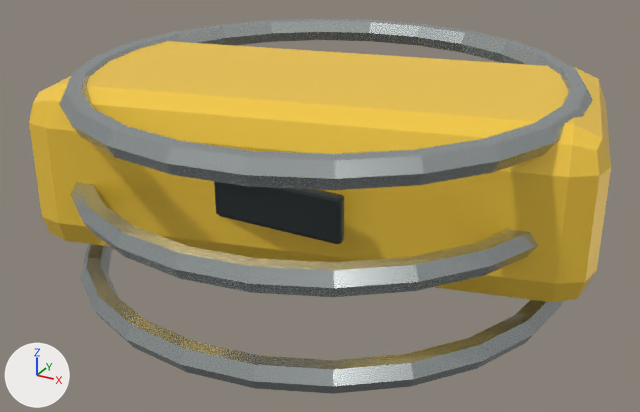
The glTF model assets/models/items/item-caterium-ingot/item-caterium-ingot_variant_c.glb, before and after one commit.
Rendered twice from a 50 mm lens placed at (0.54, -0.997, 0.72), pointed at (0.003, -0.022, 0.233). Every picture has the same lights, and +X, +Y and +Z are marked at lower left. The first picture is the older version. Objects named as collision shapes, trigger or cutter boxes, shadow casters or lower levels of detail are left out. Where no turn or scale is listed for an object, it has been applied to the vertices.

The older version as bpy lines, for what is in view:
```python
ob_ingot_stamped_mark = bpy.data.objects.new('Ingot stamped mark', me_cube_705)
ob_ingot_stamped_mark.location = (0.0, -0.18, 0.3)
ob_metal_ingot = bpy.data.objects.new('Metal ingot', me_cube_704)
ob_metal_ingot.location = (0.0, 0.0, 0.3)
ob_variant_collar = bpy.data.objects.new('Variant collar', me_torus_148)
ob_variant_collar.location = (0.0, 0.0, 0.16)
ob_variant_collar_001 = bpy.data.objects.new('Variant collar.001', me_torus_149)
ob_variant_collar_001.location = (0.0, 0.0, 0.28)
ob_variant_collar_002 = bpy.data.objects.new('Variant collar.002', me_torus_150)
ob_variant_collar_002.location = (0.0, 0.0, 0.4)
```
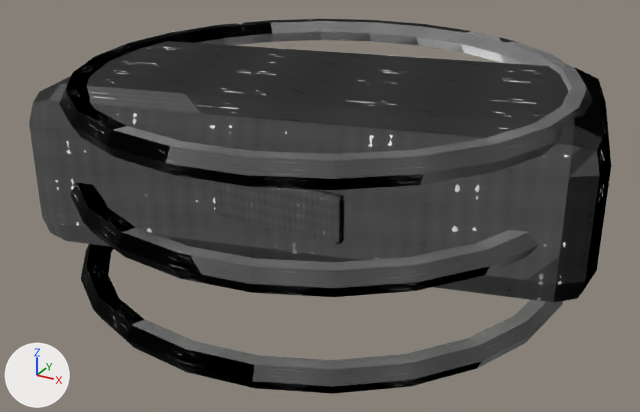
The newer file is also turned or shifted as a whole; pictures and numbers use the older file's frame.

Changed parts and their boxes [x1, y1, x2, y2] in the pictures (640 x 412 px):
'Metal ingot', surface changed (yellow to grey): [29, 41, 611, 303] in both
'Variant collar.002', surface changed (light grey to grey): [59, 19, 593, 190] in both
'Variant collar', surface changed (darker): [81, 244, 563, 394] in both
'Variant collar.001', surface changed (darker): [70, 183, 538, 297] in both
'Ingot stamped mark', surface changed (lighter): [214, 181, 344, 244] in both

The change, as a list of edits to the scene's bpy script:
```text
Add img_metal_albedo:
    img_metal_albedo = load_image('metal_albedo', '_unpacked/metal_albedo', 256, 256, 'sRGB')
Add img_metal_height:
    img_metal_height = load_image('metal_height', '_unpacked/metal_height', 256, 256, 'Non-Color')
Add img_metal_roughness_002:
    img_metal_roughness_002 = load_image('metal_roughness.002', '_unpacked/metal_roughness.002', 256, 256, 'Non-Color')
Add img_metal_roughness_001:
    img_metal_roughness_001 = load_image('metal_roughness.001', '_unpacked/metal_roughness.001', 256, 256, 'Non-Color')
Add img_metal_roughness:
    img_metal_roughness = load_image('metal_roughness', '_unpacked/metal_roughness', 256, 256, 'Non-Color')
Change mat_item_graphite_alloy:
    remove # nodes: BsdfPrincipled, OutputMaterial
    remove # colours: dark grey #424b4d
    nodes: BsdfPrincipled, Math, NormalMap, OutputMaterial, SeparateColor, TexImage x3
    uses the picture img_metal_albedo
    uses the picture img_metal_height
    uses the picture img_metal_roughness
Change mat_item_safety_yellow:
    remove # nodes: BsdfPrincipled, OutputMaterial
    remove # colours: yellow #ffd345
    nodes: BsdfPrincipled, Math, NormalMap, OutputMaterial, SeparateColor, TexImage x3
    uses the picture img_metal_albedo
    uses the picture img_metal_height
    uses the picture img_metal_roughness_001
Change mat_item_brushed_metal:
    remove # nodes: BsdfPrincipled, OutputMaterial
    remove # colours: light grey #b8bfbf
    nodes: BsdfPrincipled, Math, NormalMap, OutputMaterial, SeparateColor, TexImage x3
    uses the picture img_metal_albedo
    uses the picture img_metal_height
    uses the picture img_metal_roughness_002
```
